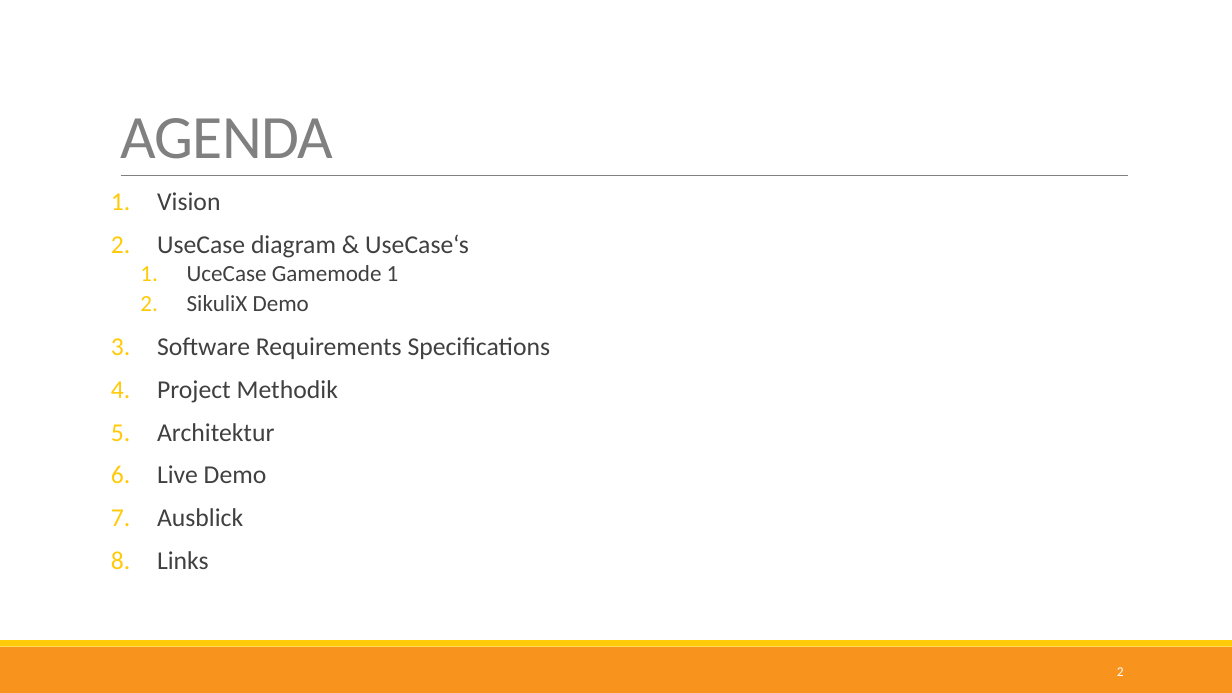
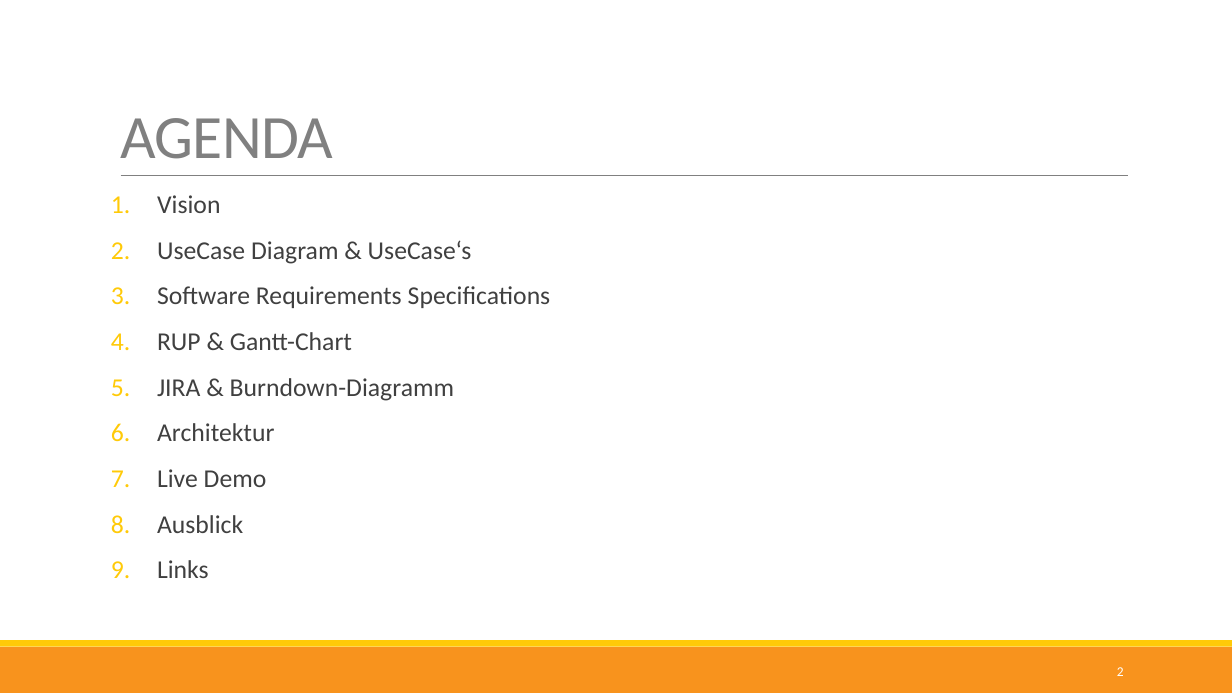
Before and after one commit to nappydevelopment/Nappy-the-ingenious-docs, a slide deck: slide 2 of Midterm-PPP.pptx. Drawn at 1232x693 pixels with LibreOffice and Linux fonts; fonts in the diff are those of the drawing. Boxes give left, top, right and bottom in pixels: in the first picture for what was removed or moved away, otherwise in the second. Text is boxed around its words. In the diff, an @@ line names an element or a change of style, - is before the commit and + after.

```diff
--- a/Midterm-PPP.pptx
+++ b/Midterm-PPP.pptx
@@ text at (157, 195, 551, 578): line spacing 0.8 to 0.9 @@
@@ text at (157, 240, 472, 264): text changed; size 18 to 20 pt @@
-2. UseCase diagram & UseCase‘s
-  1. UceCase Gamemode 1
-  2. SikuliX Demo
+2. UseCase Diagram & UseCase‘s
@@ text at (157, 332, 454, 401): text changed @@
-4. Project Methodik
+4. RUP & Gantt-Chart
+5. JIRA & Burndown-Diagramm
```
Also in this commit, not shown: 6 other slides changed.
